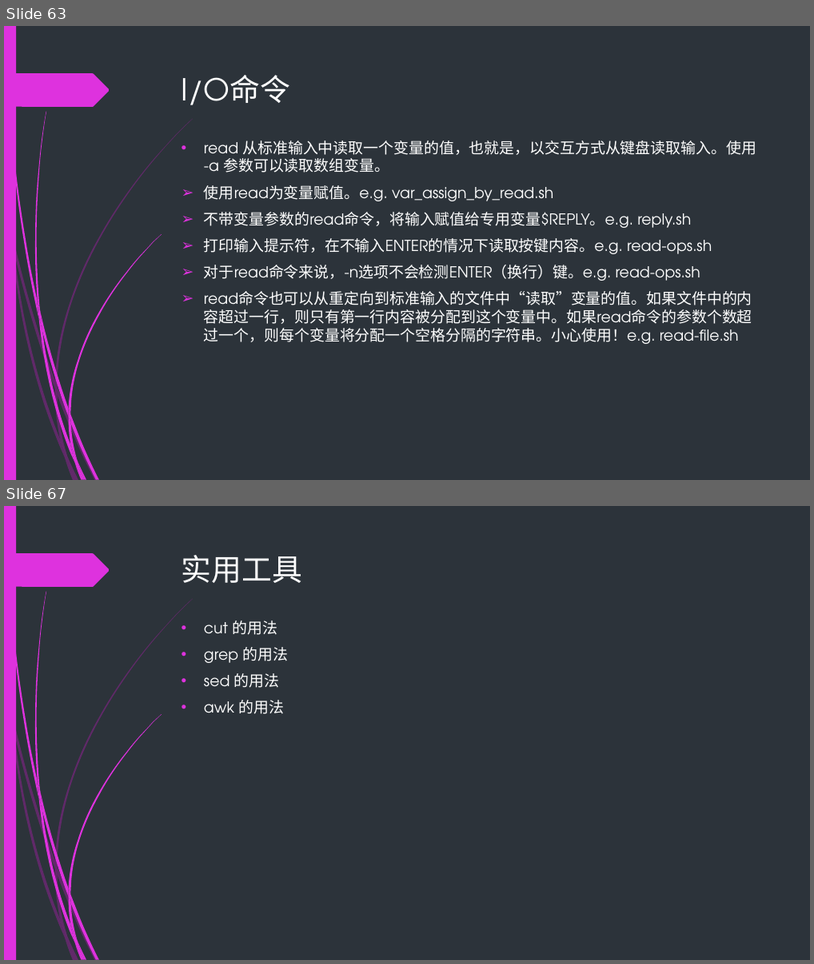
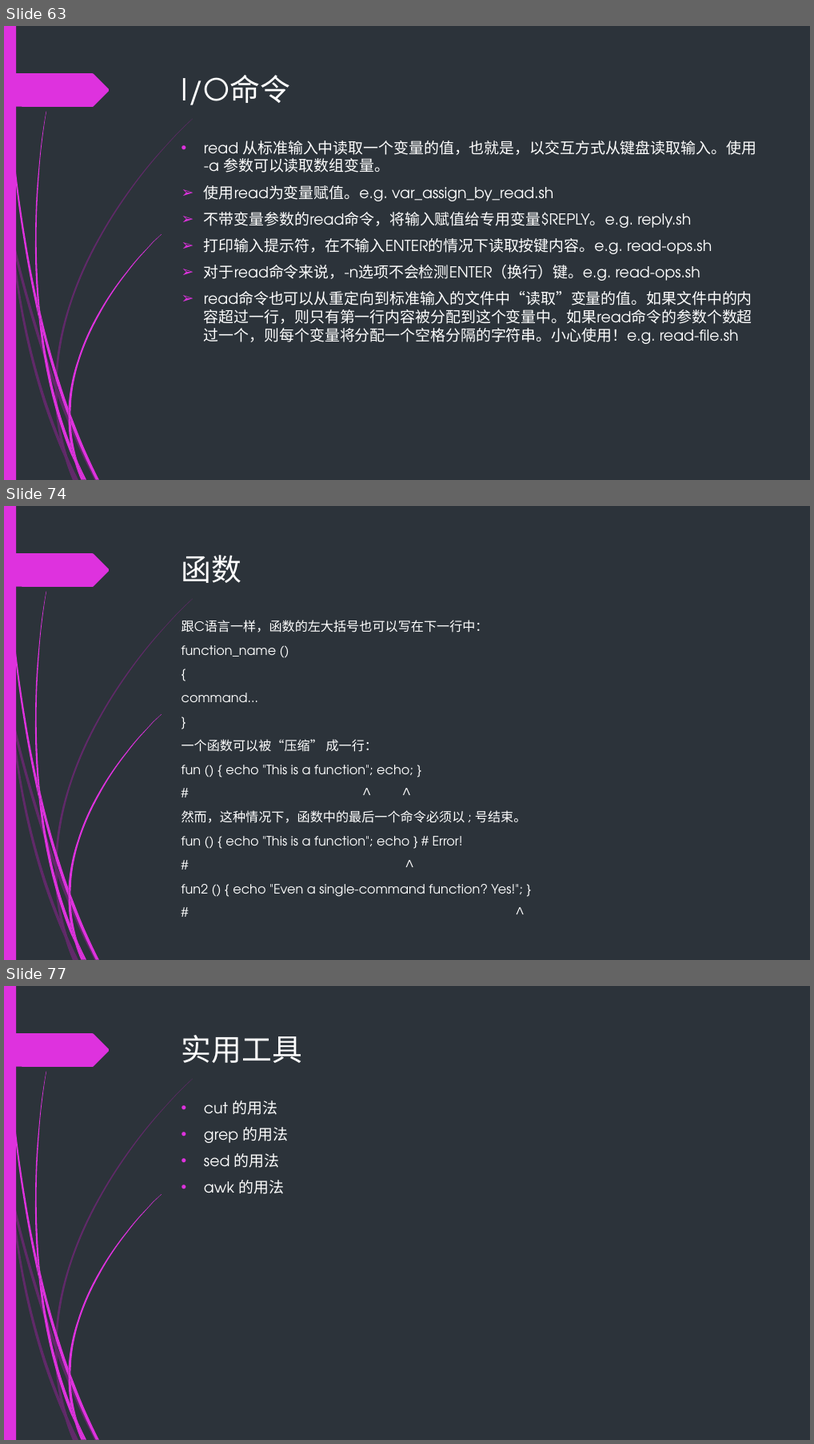
Before and after one commit to backup-ci/abs-train, a slide deck: Bash-scripting-guid.pptx. Shown one above the other, each under a label of ours: slides 63 and 67 before the commit, slides 63, 74 and 77 after it; the slides between them are not shown. The pictures are 814x964 and 814x1444 pixels, drawn with LibreOffice and Linux fonts; fonts in the diff are those of the drawing. Boxes give left, top, right and bottom in pixels: in the first picture for what was removed or moved away, otherwise in the second. Text is boxed around its words. In the diff, an @@ line names an element or a change of style, - is before the commit and + after.

```diff
--- a/Bash-scripting-guid.pptx
+++ b/Bash-scripting-guid.pptx
@@ slide 74 added at [4,506,810,960], background #2C333A; not listed: 24 template elements that a slide beside it also shows @@
@@ title added at [182,555,242,583], 36 pt, text #FFFFFF @@
+函数
@@ text added at [182,620,526,896], 15.3 pt, text #FFFFFF @@
+跟C语言一样，函数的左大括号也可以写在下一行中：
+function_name ()
+{
+command...
+}
+一个函数可以被“压缩” 成一行：
+fun () { echo "This is a function"; echo; }
+# ^ ^
+然而，这种情况下，函数中的最后一个命令必须以 ; 号结束。
+fun () { echo "This is a function"; echo } # Error!
+# ^
+fun2 () { echo "Even a single-command function? Yes!"; }
+# ^
@@ what was slide 67 is now slide 77 @@
```
Also in this commit, not shown: 5 slides changed, 9 other slides added, 15 other files.
